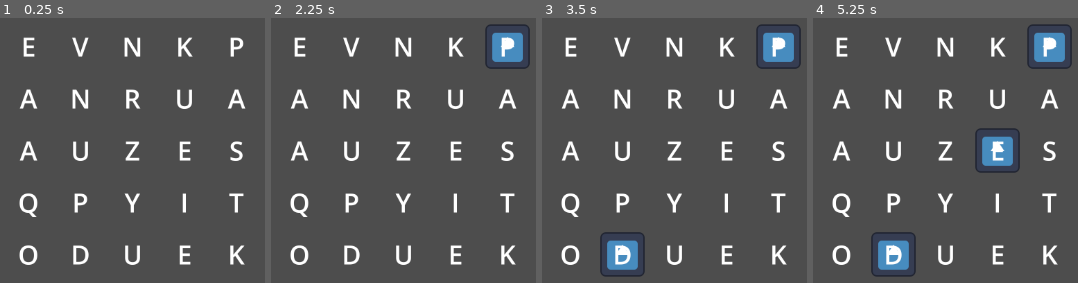
Above: before the commit, frames 1-4 (left to right).
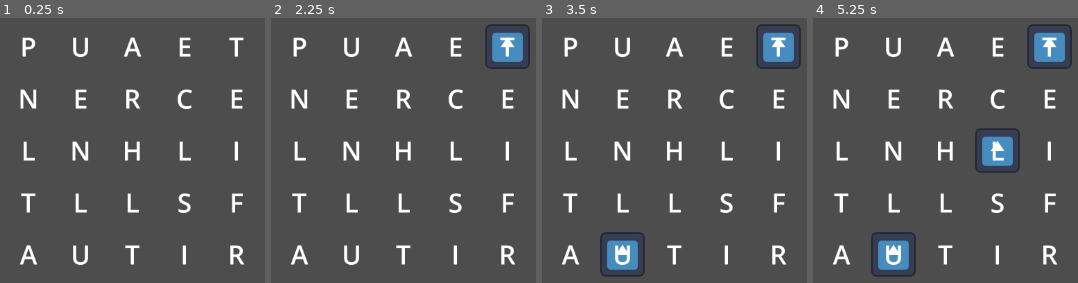
Above: after the commit, the same moments.

Repository: Pixlent/raining-words
Game: Godot game, scene res://scenes/game.tscn
The game is run twice, just before and just after one commit, with the same random seed, the same clock (stepped at 60 frames per second) and the same inputs. The engine's default icon, where the game draws it, is replaced by a stand-in: a white triangle on a blue panel in a dark square.
Inputs (mouse positions are in pixels of both pictures, inside the frame that each line leads up to):
- Up to frame 1 (0.25 s): no input
- Up to frame 2 (2.25 s): tap Enter at 0.5, 2 s; move the mouse to (outside the picture) at 0.52 s; press the mouse at (outside the picture) at 0.53 s; tap Space at 1.25 s; move the mouse to (outside the picture) at 1.27 s; release the mouse at (outside the picture) at 1.28 s; click (outside the picture) at 1.35 s; move the mouse to (483, 52) at 2.02 s; press the mouse at (483, 52) at 2.03 s
- Up to frame 3 (3.5 s): tap Space at 2.75 s; move the mouse to (634, 240) at 2.77 s; release the mouse at (634, 240) at 2.78 s; click (634, 240) at 2.85 s
- Up to frame 4 (5.25 s): tap Enter at 3.5 s; move the mouse to (outside the picture) at 3.52 s; press the mouse at (outside the picture) at 3.53 s; tap Space at 4.25 s; move the mouse to (outside the picture) at 4.27 s; release the mouse at (outside the picture) at 4.28 s; click (outside the picture) at 4.35 s; move the mouse to (985, 150) at 5.02 s; press the mouse at (985, 150) at 5.03 s

The runs differ from the first frame. In frame 1, 6.3% of the frame differs, in the area x 7-93%, y 7-94%; in frame 2, 6.2%; in frame 3, 6.2%; in frame 4, 6.2%.

Commit message:
feat: add weighted letter rolling

Diff:
--- a/scripts/autoload/word_dictionary.gd
+++ b/scripts/autoload/word_dictionary.gd
@@ -3,6 +3,7 @@
 const WORD_LIST_PATH := "res://assets/dictionaries/2of12inf.txt"
 
 var words: Trie = Trie.new()
+var letter_loot_table: Dictionary = {}
 var random := RandomNumberGenerator.new()
 
 func _ready():
@@ -13,12 +14,18 @@
 			# Process each line here
 			if line.contains("%"):
 				continue
+			if line.contains("!"):
+				continue
 			if line.length() == 5:
 				words.insert(line)
+				for letter_pos in 5:
+					var letter = line[letter_pos]
+					weigh_letter(letter)
 		file.close()
 	else:
 		print("File not found: " + WORD_LIST_PATH)
 	print("Counted " + str(words.count_words()) + " words")
+	letter_loot_table = Sorter.sort_dict_by_value(letter_loot_table)
 
 func contains_word(word: String) -> bool:
 	return words.contains(word.to_lower())
@@ -26,3 +33,30 @@
 func generate_random_word():
 	return words.generate_random_word()
 	pass
+
+func weigh_letter(letter: String):
+	if !letter_loot_table.has(letter):
+		letter_loot_table.merge({letter:0})
+
+	var number = letter_loot_table.get(letter)
+
+	letter_loot_table.erase(letter)
+	letter_loot_table.merge({letter:number+1})
+	pass
+
+func roll_random_letter() -> String:
+	var weighted_sum = 0
+
+	for key in letter_loot_table:
+		var value = letter_loot_table.get(key)
+		weighted_sum += value
+
+	var num = random.randi_range(0, weighted_sum)
+
+	for key in letter_loot_table:
+		var value = letter_loot_table.get(key)
+
+		if num <= value:
+			return key
+		num -= value
+	return "?"
--- a/scripts/grid.gd
+++ b/scripts/grid.gd
@@ -12,34 +12,20 @@
 
 # Called when the node enters the scene tree for the first time.
 func _ready():
-	var possible_positions: Array = []
-
 	for x in GRID_SIZE:
 		for y in GRID_SIZE:
-			possible_positions.append(Vector2(x, y))
-
-	for i in 5:
-		var word: String = WordDictionary.generate_random_word()
-
-		print(word)
-
-		for letter in 5:
-			var random_pos: Vector2 = possible_positions.pick_random()
-			var tile: Tile = TILE.instantiate()
-			var random_letter: String = word[letter]
+			var random_letter = WordDictionary.roll_random_letter()
+			var tile = TILE.instantiate()
 
 			random_letter = random_letter.to_upper()
 
-			possible_positions.erase(random_pos)
+			tile.grid = self
+			tile.letter = random_letter
+			tile.pos = Vector2(x, y)
+			tile.position = Vector2((x-(GRID_SIZE/2)) * GRID_SPACING, (y-(GRID_SIZE/2)) * GRID_SPACING)
+			tiles.merge({Vector2(x, y):tile})
 
-			tile.letter = random_letter
-			tile.grid = self
-			tile.pos = random_pos
-			tile.position = Vector2((random_pos.x-(GRID_SIZE/2)) * GRID_SPACING, (random_pos.y-(GRID_SIZE/2)) * GRID_SPACING)
-			tiles.merge({random_pos:tile})
 			add_child(tile)
-
-	pass # Replace with function body.
 
 # Called every frame. 'delta' is the elapsed time since the previous frame.
 func _process(delta):
--- /dev/null
+++ b/scripts/utils/sorter.gd
@@ -0,0 +1,11 @@
+class_name Sorter
+
+static func sort_dict_by_value(dict: Dictionary) -> Dictionary:
+	var pairs = dict.keys().map(func(key): return [key, dict[key]])
+	pairs.sort_custom(func(a, b): return a[1] > b[1])
+
+	var sorted_dict = {}
+	for pair in pairs:
+		sorted_dict[pair[0]] = pair[1]
+
+	return sorted_dict
